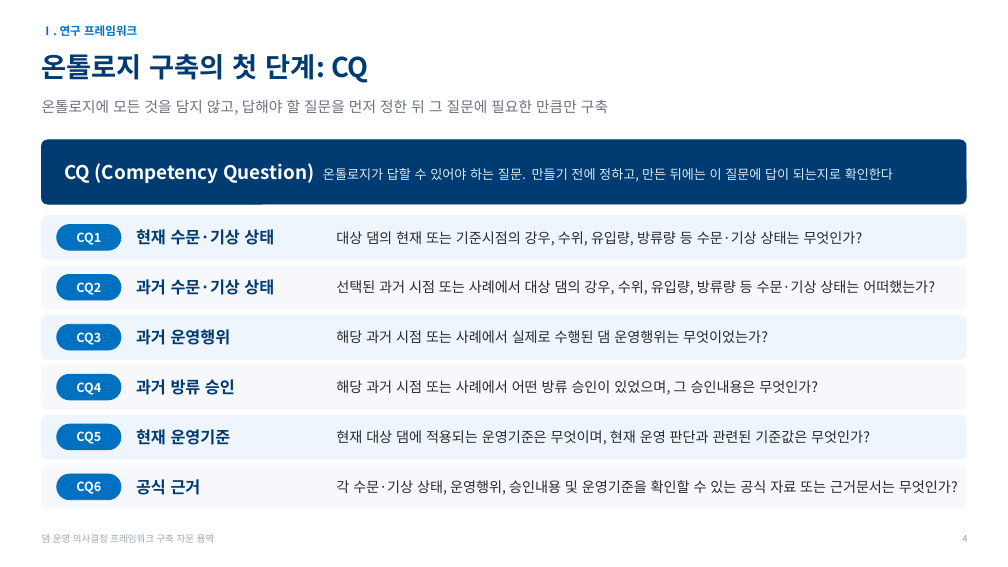
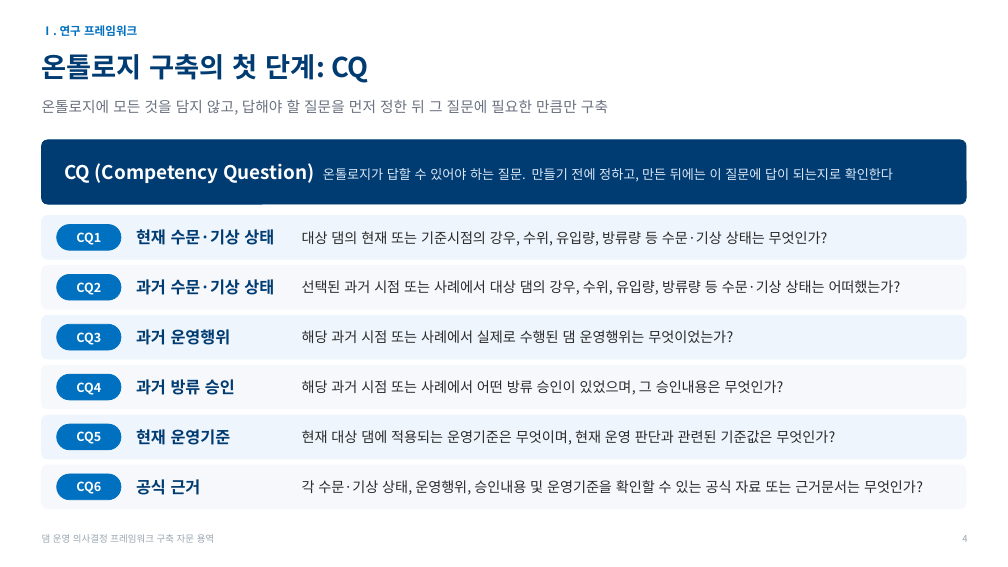
Before and after one commit to mkm1119/KGRAG-LLM, a slide deck: slide 4 of project_khnp/2026.11.26_한강수력본부_발표자료_초안.pptx. Drawn at 1008x567 pixels with LibreOffice and Linux fonts; fonts in the diff are those of the drawing; background and template pictures are left out. Boxes give left, top, right and bottom in pixels: in the first picture for what was removed or moved away, otherwise in the second. Text is boxed around its words. In the diff, an @@ line names an element or a change of style, - is before the commit and + after.

```diff
--- a/project_khnp/2026.11.26_한강수력본부_발표자료_초안.pptx
+++ b/project_khnp/2026.11.26_한강수력본부_발표자료_초안.pptx
@@ text "선택된 과거 시점 또는 사례에서 ..." moved from (x1=336, y1=280, x2=935, y2=295) to (x1=302, y1=280, x2=901, y2=295) @@
@@ 4 texts moved together from (x1=336, y1=231, x2=870, y2=445) to (x1=302, y1=231, x2=835, y2=445) @@
@@ text "각 수문·기상 상태, 운영행위, 승인내용 ..." moved from (x1=336, y1=480, x2=958, y2=495) to (x1=302, y1=480, x2=923, y2=495) @@
```
Also in this commit, not shown: 1 other file.
